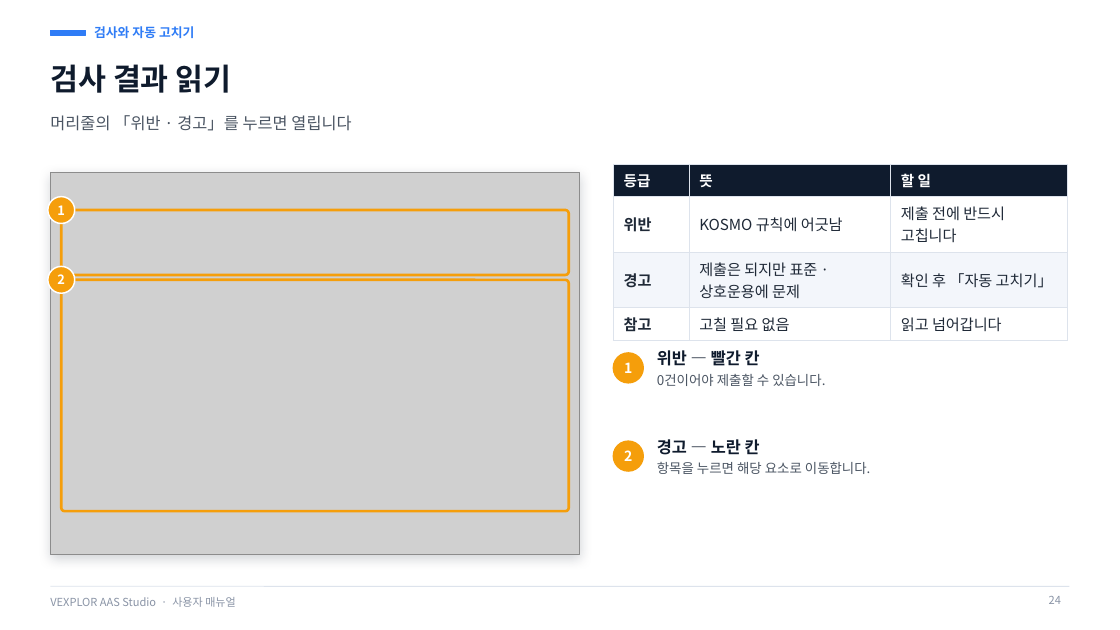
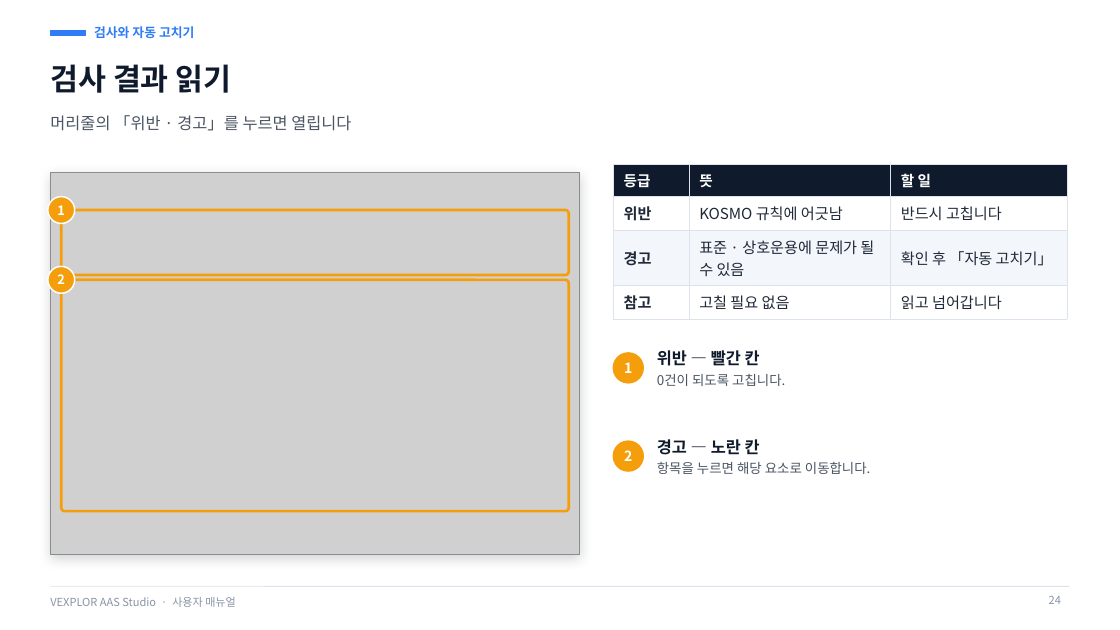
Before and after one commit to waceinc/vexplor-aas, a slide deck: slide 24 of VEXPLOR_AAS_Studio_user_manual.pptx. Drawn at 1120x630 pixels with LibreOffice and Linux fonts; fonts in the diff are those of the drawing; grey boxes stand for pictures. Boxes give left, top, right and bottom in pixels: in the first picture for what was removed or moved away, otherwise in the second. Text is boxed around its words. In the diff, an @@ line names an element or a change of style, - is before the commit and + after.

Commit message:
소개 페이지 · 매뉴얼 — 검사 결과 · 로그인 그림을 지금 화면으로(「제출」 문구 · 띄어쓰기 반영)

```diff
--- a/VEXPLOR_AAS_Studio_user_manual.pptx
+++ b/VEXPLOR_AAS_Studio_user_manual.pptx
@@ table at [613,164,1067,314] @@
-row 2, column 3: 제출 전에 반드시 고칩니다
+row 2, column 3: 반드시 고칩니다
-row 3, column 2: 제출은 되지만 표준 · 상호운용에 문제
+row 3, column 2: 표준 · 상호운용에 문제가 될 수 있음
@@ text at [657,374,785,386]: text changed @@
-0건이어야 제출할 수 있습니다.
+0건이 되도록 고칩니다.
```
Also in this commit, not shown: 8 other slides changed, 2 other files.
